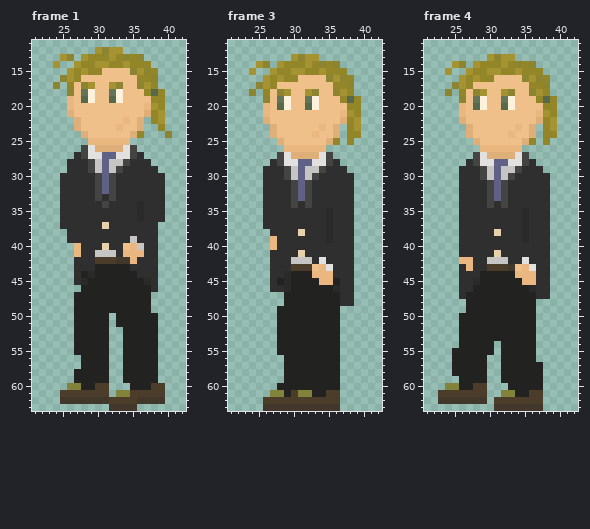
File history of a pixel-art file, Assets/art/MainCharacters/AandR/AnRWalkL.aseprite. This is how it looked before the edit.
64x64 pixels, 5 frames. Colours within 5 levels of each other are drawn and written as one. Shown: frame 1: x 21..42, y 11..63; frame 3: x 21..42, y 11..63; frame 4: x 21..42, y 11..63. The commit also changed other frames, which this record leaves out.
The result:
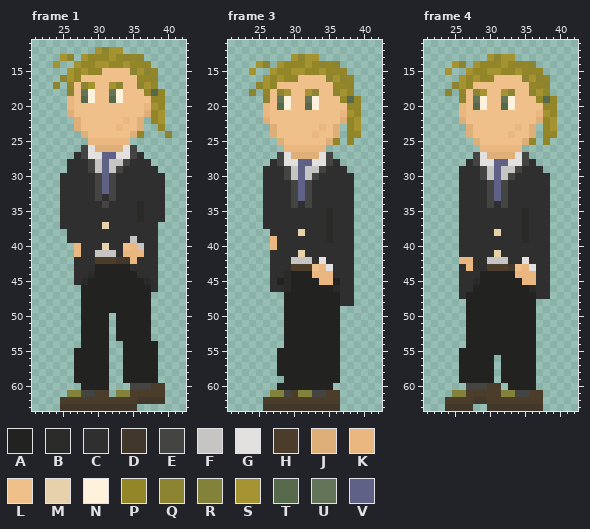
Palette (. is transparent): A #222221  B #2a2a29  C #2f2f2f  D #41372b  E #444542  F #c6c5c3  G #e3e1df  H #4c3d2a  J #deaf79  K #e9b77f  L #f0c08b  M #e7d1ab  N #fef2dc  P #928629  Q #8c8430  R #83823a  S #a59331  T #56694a  U #637458  V #5f6186
The edit:
--- frame 1
@@ x 21..42 @@
 43 ......CCCAAAAACCCC....
-44 ......CABAAAAAACCC....
+44 ......CCBAAAAAACCC....
 45 ......CBAAAAAAAABC....
 46 .......AAAAAAAAAAC....
-47 ......AAAAAAAAAAA.....
-48 ......AAAAAAAAAAA.....
-49 ......AAAAAAAAAAA.....
-50 ......AAAAA.AAAAAA....
-51 ......AAAAA.AAAAAA....
-52 ......AAAAA..AAAAA....
-53 ......AAAAA..AAAAA....
-54 ......AAAAA..AAAAA....
+47 .......AAAAAAAAAA.....
+48 .......AAAAAAAAAA.....
+49 .......AAAAAAAAAA.....
+50 .......AAAA.AAAAA.....
+51 .......AAAA.AAAAA.....
+52 .......AAAA.AAAAA.....
+53 .......AAAA.AAAAA.....
+54 .......AAAA..AAAAA....
 55 ......AAAAA..AAAAA....
-56 .......AAAA..AAAAA....
-57 .......AAAA..AAAAA....
+56 ......AAAAA..AAAAA....
+57 ......AAAAA..AAAAA....
 58 ......AAAAA..AAAAA....
 59 ......AAAAA..AAAAA....
-60 .....RRAAHH...AAAHH...
-61 ....HHHHHHH.RRHHHHH...
-62 ....DDDDDDDHHHHDDDD...
-63 ...........DDDD.......
+60 .......AAAA...EEEHH...
+61 .....RREEHH.RRHHHHH...
+62 ....HHHHHHHHHHHDDDD...
+63 ....DDDDDDDDDDD.......
--- frame 3
@@ x 26..38 @@
 48 ...AAAAAAAACC
-49 ..AAAAAAAAA..
-50 ..AAAAAAAAA..
-51 ..AAAAAAAAA..
-52 ..AAAAAAAAA..
-53 ..AAAAAAAAA..
-54 ..AAAAAAAAA..
+49 ...AAAAAAAA..
+50 ...AAAAAAAA..
+51 ...AAAAAAAA..
+52 ...AAAAAAAA..
+53 ...AAAAAAAA..
+54 ...AAAAAAAA..
 55 ..AAAAAAAAA..
-56 ...AAAAAAAA..
-57 ...AAAAAAAA..
-58 ...AAAAAAAA..
+56 ..AAAAAAAAA..
+57 ..AAAAAAAAA..
+58 ..AAAAAAAAA..
 59 ...AAAAAAAA..
-60 ..AAAAAAAAA..
-61 .RRAHRRAAHH..
+60 ..AAAAAAAA...
+61 .RREHRREEHH..
 62 HHHHHHHHHHH..
--- frame 4
@@ x 21..42 @@
 49 ......AAAAAAAAAA......
-50 .....AAAAAAAAAAA......
-51 .....AAAAAAAAAAA......
-52 .....AAAAAAAAAAA......
-53 .....AAAAAAAAAAA......
-54 .....AAAAA.AAAAA......
-55 ....AAAAAA.AAAAA......
-56 ....AAAAA..AAAAA......
-57 ....AAAAA..AAAAAA.....
-58 ....AAAAA..AAAAAA.....
-59 .....AAAA..AAAAAA.....
-60 ...RRAAHH...AAAAA.....
-61 ..HHHHHHH..RRAAHH.....
-62 ..DDDDDDD.HHHHHHH.....
-63 ..........DDDDDDD.....
+50 ......AAAAAAAAAA......
+51 ......AAAAAAAAAA......
+52 ......AAAAAAAAAA......
+53 ......AAAAAAAAAA......
+54 ......AAAAAAAAAA......
+55 .....AAAAAAAAAAA......
+56 .....AAAAA.AAAAA......
+57 .....AAAAA.AAAAA......
+58 .....AAAAA.AAAAA......
+59 .....AAAAA.AAAAA......
+60 ......EEEHH.AAAA......
+61 ....RRHHHHHRREEHH.....
+62 ...HHHHDDHHHHHHHH.....
+63 ...DDDD..DDDDDDDD.....
Changed places in both pictures, as pixel boxes (x1, y1, x2, y2):
changed: (60, 271, 158, 411)
changed: (277, 306, 291, 397)
changed: (312, 383, 340, 397)
changed: (438, 313, 543, 411)
